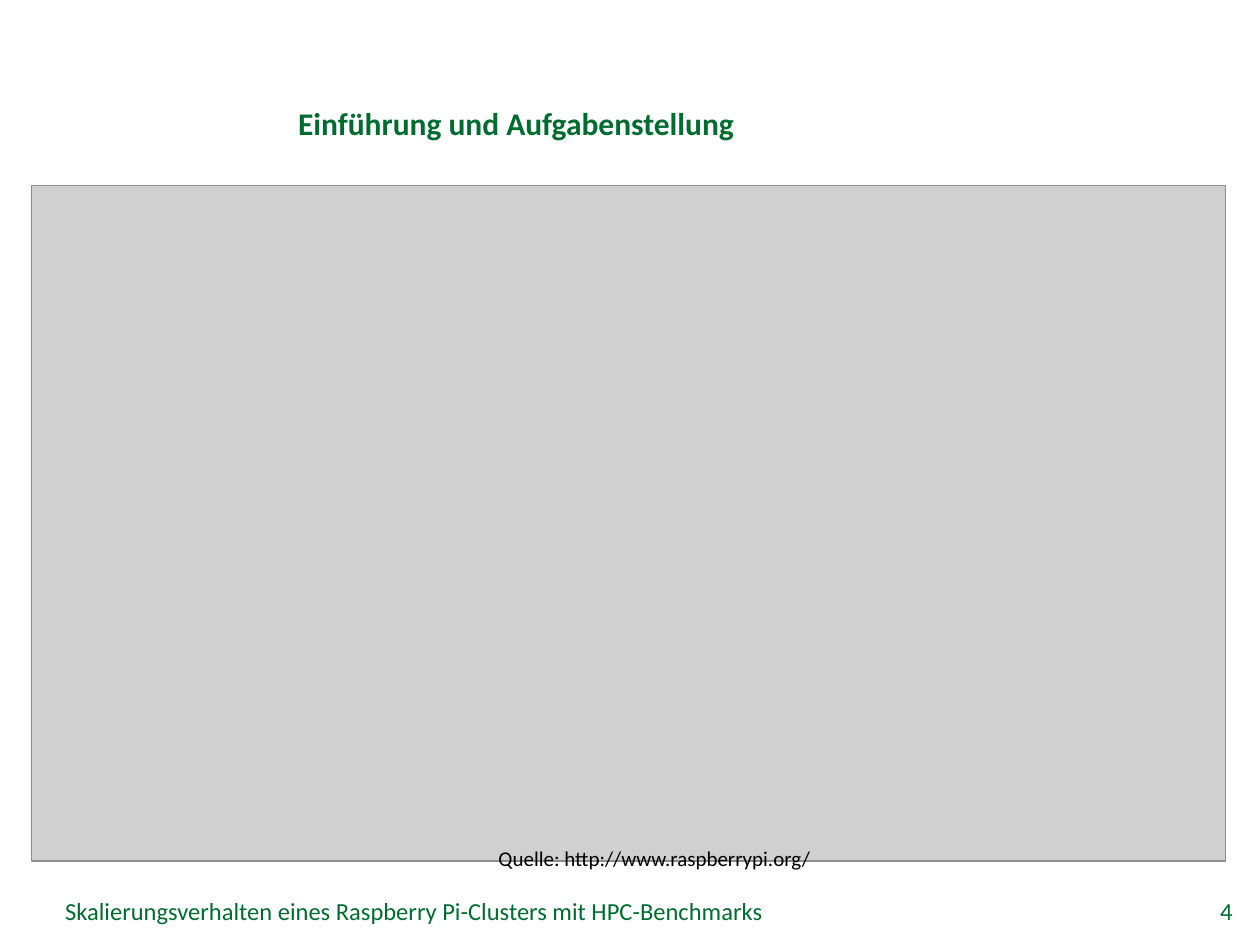
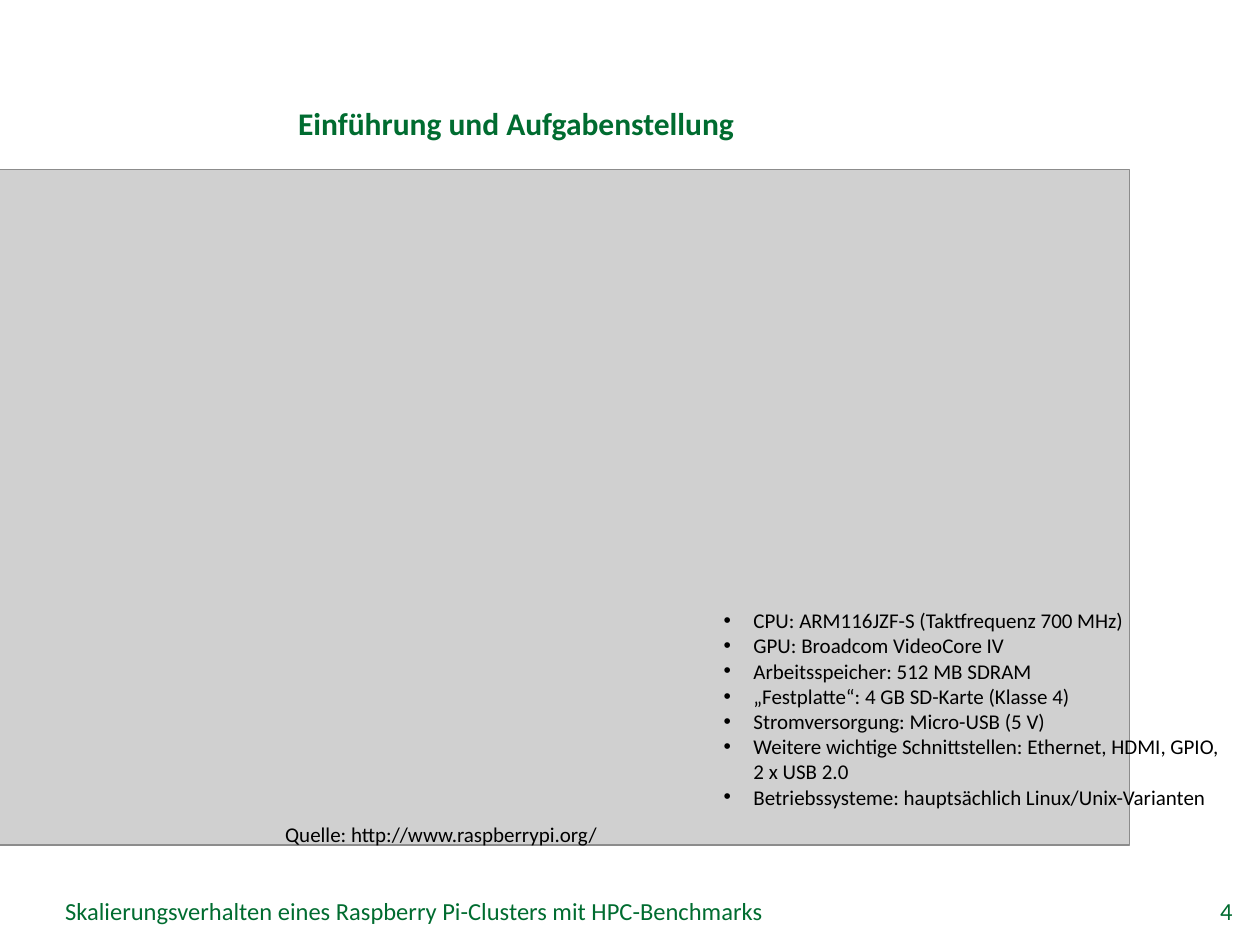
Before and after one commit to missgreenwood/bachelor-arbeit, a slide deck: slide 4 of Disputation/grei14.pptx. Drawn at 1260x945 pixels with LibreOffice and Linux fonts; fonts in the diff are those of the drawing; grey boxes stand for pictures; background and template pictures are left out. Boxes give left, top, right and bottom in pixels: in the first picture for what was removed or moved away, otherwise in the second. Text is boxed around its words. In the diff, an @@ line names an element or a change of style, - is before the commit and + after.

```diff
--- a/Disputation/grei14.pptx
+++ b/Disputation/grei14.pptx
@@ picture: place and size @@
-picture at <box>32,185,1226,861</box>
+picture at <box>0,170,1130,845</box>
@@ text added at <box>753,613,1218,811</box>, 12 pt, text #000000 @@
+    • CPU: ARM116JZF-S (Taktfrequenz 700 MHz)
+    • GPU: Broadcom VideoCore IV
+    • Arbeitsspeicher: 512 MB SDRAM
+    • „Festplatte“: 4 GB SD-Karte (Klasse 4)
+    • Stromversorgung: Micro-USB (5 V)
+    • Weitere wichtige Schnittstellen: Ethernet, HDMI, GPIO, 2 x USB 2.0
+    • Betriebssysteme: hauptsächlich Linux/Unix-Varianten
@@ text "Quelle: http://www.raspberrypi.org/": place and size @@
-text "Quelle: http://www.raspberrypi.org/" at <box>498,851,810,873</box>
+text "Quelle: http://www.raspberrypi.org/" at <box>285,827,597,848</box>
```
Also in this commit, not shown: 9 other slides changed, 1 other file.
